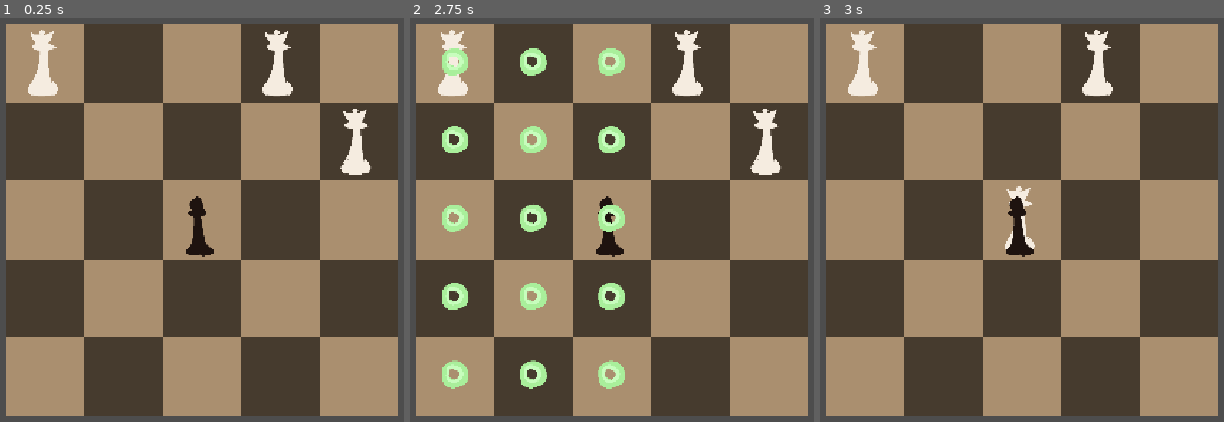
Above: before the commit, frames 1-3 (left to right).
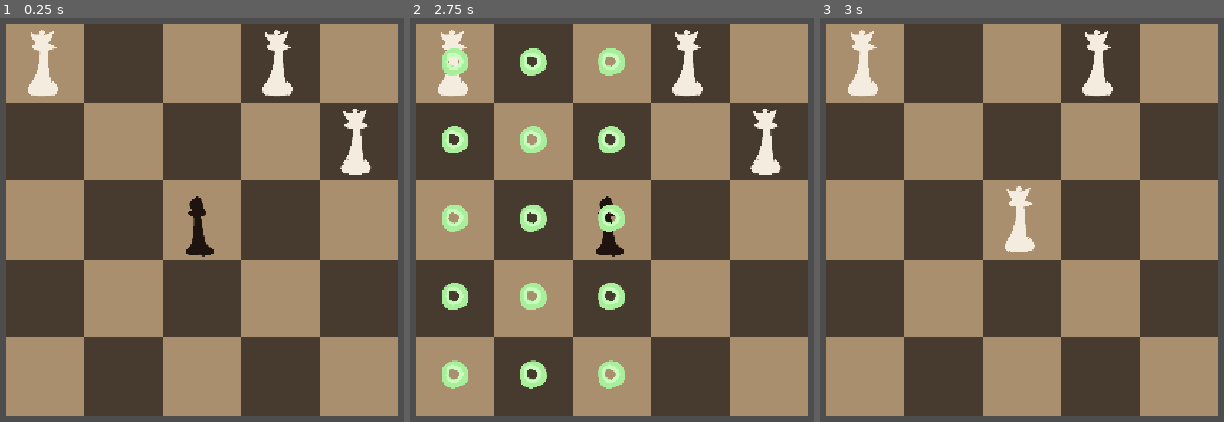
Above: after the commit, the same moments.

Repository: yourname3/gmtk-2026
Game: Godot game, scene res://level.tscn
Same seed, same stepped clock (60 frames per second), same inputs: the game is played once before the commit and once after it.
Inputs (mouse positions are in pixels of both pictures, inside the frame that each line leads up to):
- Up to frame 1 (0.25 s): no input
- Up to frame 2 (2.75 s): tap Enter at 0.5, 2 s; move the mouse to (454, 62) at 0.52 s; click (454, 62) at 0.67 s; tap Space at 1.25 s; move the mouse to (688, 62) at 1.27 s; click (688, 62) at 1.42 s; move the mouse to (769, 143) at 2.02 s; click (769, 143) at 2.17 s
- Up to frame 3 (3 s): tap Space at 2.75 s; move the mouse to (1022, 220) at 2.77 s; click (1022, 220) at 2.92 s

Frames 1-2 are identical in both runs. In frame 3, 0.5% of the frame differs, in the area x 46-53%, y 44-60%.

Commit message:
Initial implementation of some board api

Diff:
--- a/chessboard/board.gd
+++ b/chessboard/board.gd
@@ -1,2 +1,23 @@
 extends TileMap
 class_name Board
+
+static var instance: Board = null
+
+var piece_map: Dictionary[Vector2i, Piece] = {}
+
+static func move(piece: Piece, position: Vector2i) -> void:
+	if instance != null:
+		instance._move(piece, position)
+
+func _move(piece: Piece, position: Vector2i) -> void:
+	piece_map.erase(piece.tile_pos())
+	var existing = piece_map.get(position)
+	if existing:
+		existing.kill()
+	piece_map[position] = piece
+	piece.move(position)
+
+func _ready() -> void:
+	instance = self
+	for node: Piece in get_tree().get_nodes_in_group(&"Piece"):
+		piece_map[node.tile_pos()] = node
--- a/piece/piece.gd
+++ b/piece/piece.gd
@@ -37,14 +37,22 @@
 	if BoardHighlighter.select_state == BoardHighlighter.SelectState.NONE:
 		BoardHighlighter.select_state = BoardHighlighter.SelectState.PIECE
 
+# Performs the UI for moving the piece.
 func move_this() -> void:
 	var target = await BoardHighlighter.select_move(self)
 	if target != BoardHighlighter.MOVE_NULL:
-		position = target * 256
+		Board.move(self, target)
 		BoardHighlighter.select_state = BoardHighlighter.SelectState.NONE
+
+# Actually moves a piece.
+func move(target: Vector2i) -> void:
+	position = target * 256
 
 func tile_pos() -> Vector2i:
 	return Vector2i(position / 256)
+
+func kill() -> void:
+	queue_free()
 
 func _input_event(viewport: Viewport, event: InputEvent, shape_idx: int) -> void:
 	if event is InputEventMouseButton:
--- a/piece/piece.tscn
+++ b/piece/piece.tscn
@@ -6,7 +6,7 @@
 [sub_resource type="RectangleShape2D" id="RectangleShape2D_6byuq"]
 size = Vector2(240, 240)
 
-[node name="Piece" type="Area2D" unique_id=1638246795]
+[node name="Piece" type="Area2D" unique_id=1638246795 groups=["Piece"]]
 script = ExtResource("1_6byuq")
 
 [node name="Sprite" type="Sprite2D" parent="." unique_id=1279465721]
--- a/project.godot
+++ b/project.godot
@@ -23,6 +23,10 @@
 
 window/stretch/mode="canvas_items"
 
+[global_group]
+
+Piece=""
+
 [physics]
 
 3d/physics_engine="Jolt Physics"
